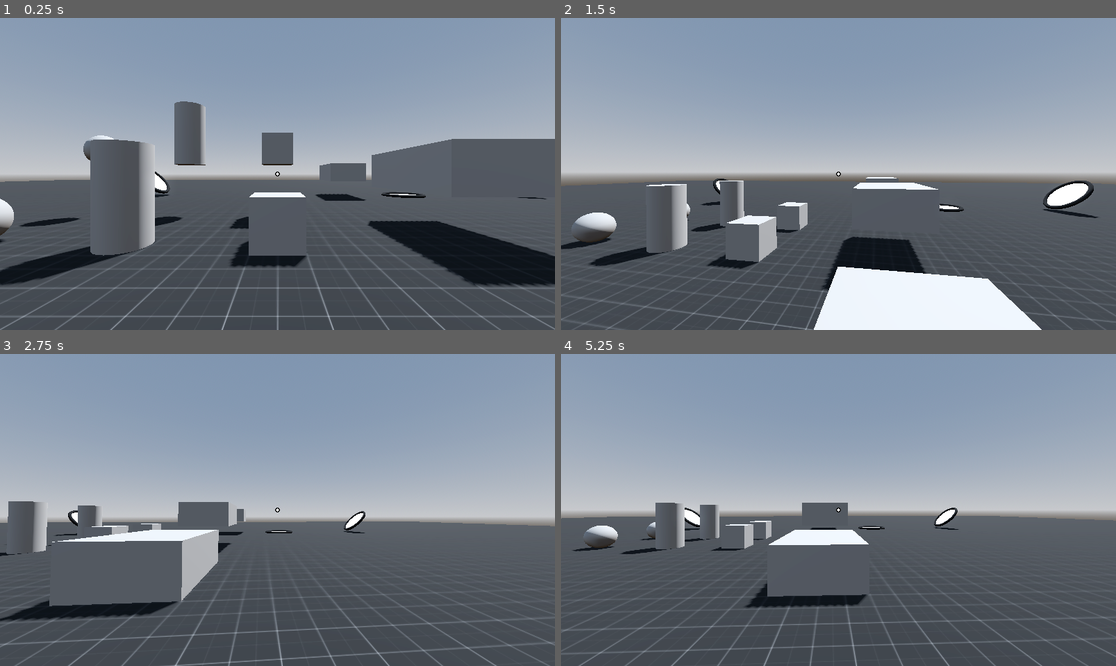
Above: before the commit, frames 1-4 (two rows, left to right).
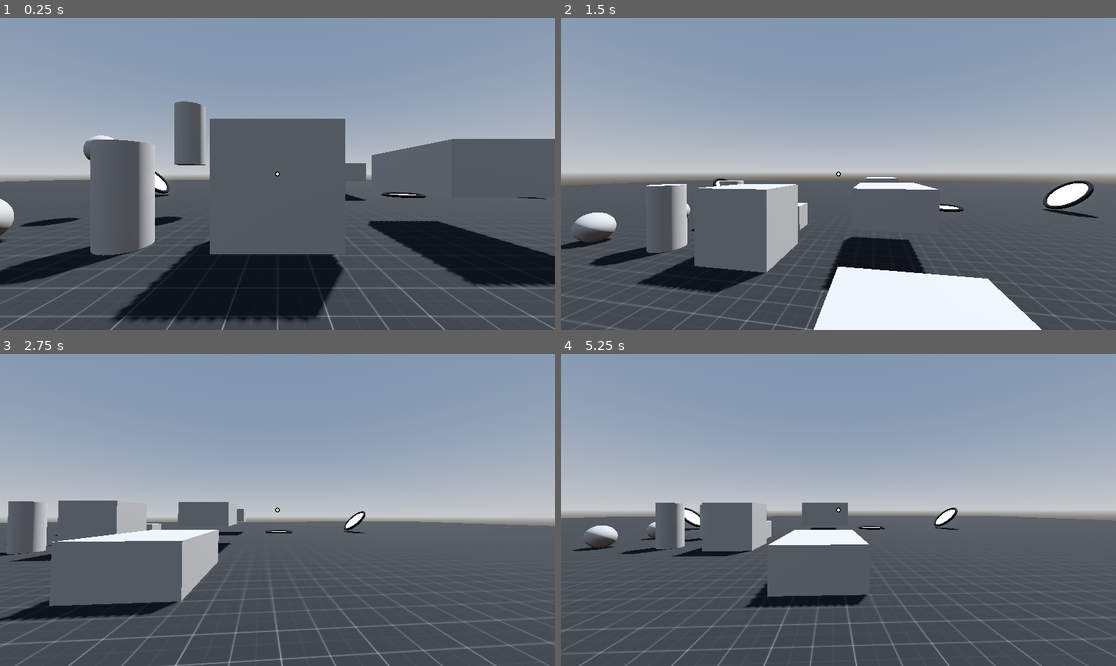
Above: after the commit, the same moments.

Repository: Radian6405/Rescale
Game: Godot game, scene res://levels/sandbox.tscn
Two runs of this game, one before a commit and one after it. Both use one fixed random seed, a clock stepped at 60 frames per second and the inputs below.
Inputs (mouse positions are in pixels of both pictures, inside the frame that each line leads up to):
- Up to frame 1 (0.25 s): no input
- Up to frame 2 (1.5 s): move the mouse to (866, 174) at 0.52 s; press the mouse at (866, 174) at 0.53 s; hold D (move_right) 0.53-1.28 s; tap Q (decrease_size) at 0.6 s; tap Space (jump) at 0.77 s; move the mouse to (810, 174) at 1.27 s; release the mouse at (810, 174) at 1.28 s; hold S (move_back) from 1.28 s (still down); click (810, 174) at 1.35 s
- Up to frame 3 (2.75 s): tap Space (jump) at 1.52 s; tap E (increase_size) at 1.55, 2.1 s; move the mouse to (288, 503) at 2.02 s; release S (move_back) at 2.03 s; hold D (move_right) from 2.03 s (still down); tap Q (decrease_size) at 2.3 s
- Up to frame 4 (5.25 s): move the mouse to (832, 516) at 2.77 s; tap Q (decrease_size) at 2.85, 4.55 s; tap Space (jump) at 3.02, 3.77, 4.52 s; click (832, 516) at 3.05 s; move the mouse to (877, 513) at 3.52 s; release D (move_right) at 3.53 s; press the mouse at (877, 513) at 3.53 s; hold A (move_left) 3.53-5.03 s; tap E (increase_size) at 3.8, 4.35 s; move the mouse to (794, 506) at 4.27 s; release the mouse at (794, 506) at 4.28 s; move the mouse to (844, 510) at 5.02 s; press the mouse at (844, 510) at 5.03 s; hold S (move_back) from 5.03 s (still down); tap F (interact) at 5.1 s

The runs differ from the first frame. In frame 1, 11% of the frame differs, in the area x 20-63%, y 32-98%; in frame 2, 3.3%; in frame 3, 0.9%; in frame 4, 1.0%.

Commit message:
fix: pickup objects now have physics when in hand -- if crosshair goes off from a pickup it gets dropped -- pickups are only dropped after they get close enough to the hand -- automatic drop cannot happen when player is in air

Diff:
--- a/levels/sandbox.tscn
+++ b/levels/sandbox.tscn
@@ -61,8 +61,11 @@
 [node name="PickupsManager" type="Node3D" parent="."]
 
 [node name="pickup" parent="PickupsManager" instance=ExtResource("3_wjlvh")]
-transform = Transform3D(1, 0, 0, 0, 1, 0, 0, 0, 1, 0, 0.5, -4)
+transform = Transform3D(1, 0, 0, 0, 1, 0, 0, 0, 1, 0, 1.5, -4)
 mass = 7.0
+initial_scale = 2.0
+max_scale = 2.5
+min_scale = 1.0
 
 [node name="pickup2" parent="PickupsManager" instance=ExtResource("3_wjlvh")]
 transform = Transform3D(1, 0, 0, 0, 1, 0, 0, 0, 1, 0, 2.5, -7)
--- a/player/player.gd
+++ b/player/player.gd
@@ -25,13 +25,18 @@
 var gravity: float = ProjectSettings.get_setting("physics/3d/default_gravity")
 var speed := WALK_SPEED
 
+# to make sure pickup object can only be dropped (without user leaving grab input) after its close enough to hand
+var obj_can_be_dropped: bool = false
+# determines how close object has to be to hand before being able to droped without user input
+const HAND_OBJ_MIN_DIST := 0.05
+
 @onready var head: Node3D = $Head
 @onready var camera: Camera3D = $Head/Camera3D
 @onready var grab_ray: RayCast3D = $Head/Camera3D/GrabRay
 @onready var hand: Node3D = $Head/Camera3D/hand
 
 @export var pickups_manager: Node3D
-@export var scale_chamge := 0.1
+@export var scale_change := 0.1
 
 
 func _ready() -> void:
@@ -106,11 +111,11 @@
 		var object = hand.get_children()[0]
 		if Input.is_action_just_pressed("increase_size"):
 			if object is pickup_object:
-				object.current_scale += 0.1
+				object.current_scale += scale_change
 				print(object.current_scale)
 		if Input.is_action_just_pressed("decrease_size"):
 			if object is pickup_object:
-				object.current_scale -= 0.1
+				object.current_scale -= scale_change
 				print(object.current_scale)
 
 
@@ -127,30 +132,47 @@
 func handle_pickup(delta: float) -> void:
 	# handle grab
 	if Input.is_action_just_pressed("grab"):
+		# resetting for new grab
+		obj_can_be_dropped = false
+
 		if not grab_ray.is_colliding():
 			return
 		var object := grab_ray.get_collider()
 		if not (object is pickup_object):
 			return
 
-		var obj_position: Vector3 = object.global_position
-		var obj_rotation: Vector3 = object.global_rotation
-
-		object.get_parent().remove_child(object)
-		hand.add_child(object)
-		object.global_position = obj_position
-		object.global_rotation = obj_rotation
+		if object is pickup_object:
+			object.reparent(hand)
 
 		object.handle_grab()
 
-	if Input.is_action_pressed("grab"):
-		for child in hand.get_children():
-			child.global_position = lerp(child.global_position, hand.global_position, delta * 5.0)
+	if Input.is_action_pressed("grab") && hand.get_child_count() > 0:
+		var child = hand.get_children()[0]
+		if child is pickup_object:
+			var pos_lerp_speed
+			child.global_position = lerp(child.global_position, hand.global_position, delta * 20.0)
 			child.global_rotation = lerp(child.global_rotation, hand.global_rotation, delta * 5.0)
+
+		# distance b/w object and hand
+		var distance_to_hand: float = child.global_position.distance_to(hand.global_position)
+		if distance_to_hand <= HAND_OBJ_MIN_DIST:
+			obj_can_be_dropped = true
+
+		# drops pickups without user leaving grab
+		if hand.get_child_count() > 0 && obj_can_be_dropped && is_on_floor():
+			if ( not grab_ray.is_colliding() or (not (grab_ray.get_collider() is pickup_object))):
+				drop_hand()
+
 
 	# handle drop
 	if Input.is_action_just_released("grab"):
-		for child in hand.get_children():
+		# resetting for new grab
+		obj_can_be_dropped = false
+		drop_hand()
+
+func drop_hand() -> void:
+	# drops everything in hand
+	for child in hand.get_children():
 			var obj_position: Vector3 = child.global_position
 			var obj_rotation: Vector3 = child.global_rotation
 
--- a/scenes/doors/brown_door.tscn
+++ b/scenes/doors/brown_door.tscn
@@ -1,10 +1,16 @@
-[gd_scene load_steps=4 format=3 uid="uid://bwx3hol0mard1"]
+[gd_scene load_steps=6 format=3 uid="uid://bwx3hol0mard1"]
 
 [ext_resource type="PackedScene" uid="uid://duvnyfllfmcwr" path="res://scenes/doors/door.tscn" id="1_kqim5"]
 [ext_resource type="Material" uid="uid://c64l14y8yw7rg" path="res://assets/materials/sandbox.tres" id="2_r48hb"]
 
 [sub_resource type="StandardMaterial3D" id="StandardMaterial3D_1u11y"]
 albedo_color = Color(0.380835, 0.221628, 0.0456756, 1)
+
+[sub_resource type="BoxShape3D" id="BoxShape3D_31a80"]
+size = Vector3(1.75, 4, 0.1)
+
+[sub_resource type="BoxShape3D" id="BoxShape3D_6qvu2"]
+size = Vector3(1.5, 1.5, 0.1)
 
 [node name="BrownDoor" instance=ExtResource("1_kqim5")]
 
@@ -17,10 +23,21 @@
 [node name="CSGBox3D" type="CSGBox3D" parent="." index="1"]
 transform = Transform3D(1, 0, 0, 0, 1, 0, 0, 0, 1, 0, 2, 0)
 material_override = ExtResource("2_r48hb")
-use_collision = true
 size = Vector3(5, 4, 0.1)
 
 [node name="CSGBox3D2" type="CSGBox3D" parent="CSGBox3D" index="0"]
 transform = Transform3D(1, 0, 0, 0, 1, 0, 0, 0, 1, 0, -0.75, 0)
 operation = 2
 size = Vector3(1.5, 2.5, 0.1)
+
+[node name="CollisionShape3D" type="CollisionShape3D" parent="." index="2"]
+transform = Transform3D(1, 0, 0, 0, 1, 0, 0, 0, 1, 1.625, 2, 0)
+shape = SubResource("BoxShape3D_31a80")
+
+[node name="CollisionShape3D2" type="CollisionShape3D" parent="." index="3"]
+transform = Transform3D(1, 0, 0, 0, 1, 0, 0, 0, 1, -1.625, 2, 0)
+shape = SubResource("BoxShape3D_31a80")
+
+[node name="CollisionShape3D3" type="CollisionShape3D" parent="." index="4"]
+transform = Transform3D(1, 0, 0, 0, 1, 0, 0, 0, 1, 0, 3.25, 0)
+shape = SubResource("BoxShape3D_6qvu2")
--- a/scenes/doors/door.tscn
+++ b/scenes/doors/door.tscn
@@ -2,7 +2,7 @@
 
 [ext_resource type="Script" path="res://scenes/doors/door.gd" id="1_d2kxv"]
 
-[node name="Door" type="Node3D"]
+[node name="Door" type="StaticBody3D"]
 script = ExtResource("1_d2kxv")
 
 [node name="hinge" type="Node3D" parent="."]
--- a/scenes/pickups/pickup.gd
+++ b/scenes/pickups/pickup.gd
@@ -16,12 +16,17 @@
 		collidor.scale = Vector3.ONE * current_scale
 		print(current_scale)
 
+func _ready() -> void:
+	current_scale = initial_scale
+
 func handle_grab()-> void:
 	print("pick")
-	freeze = true
-	collidor.disabled = true
+	gravity_scale = 0
+	#freeze = true
+	#collidor.disabled = true
 
 func handle_drop()-> void:
 	print("drop")
-	freeze = false
-	collidor.disabled = false
+	gravity_scale = 1
+	#freeze = false
+	#collidor.disabled = false
